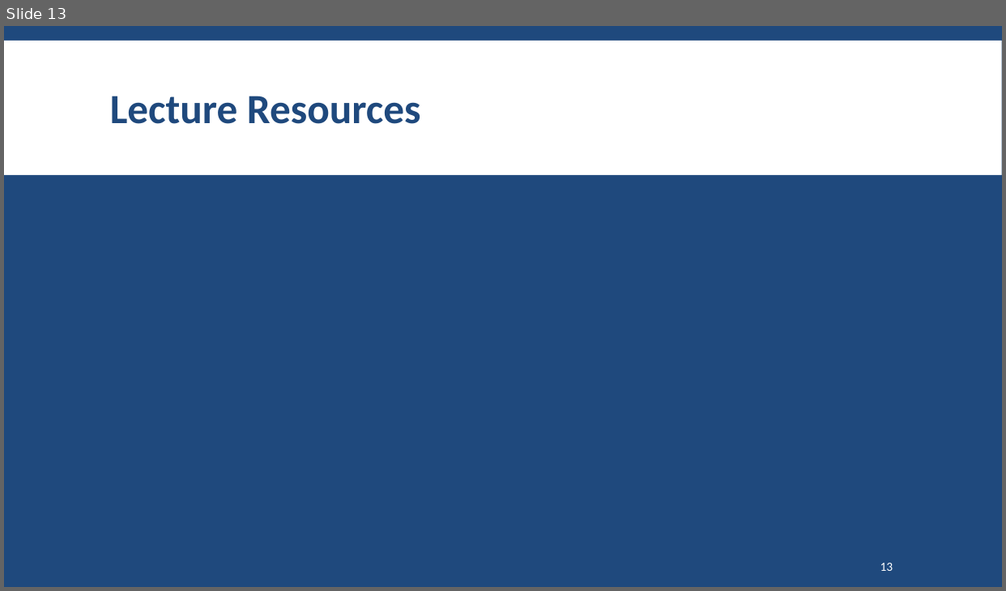
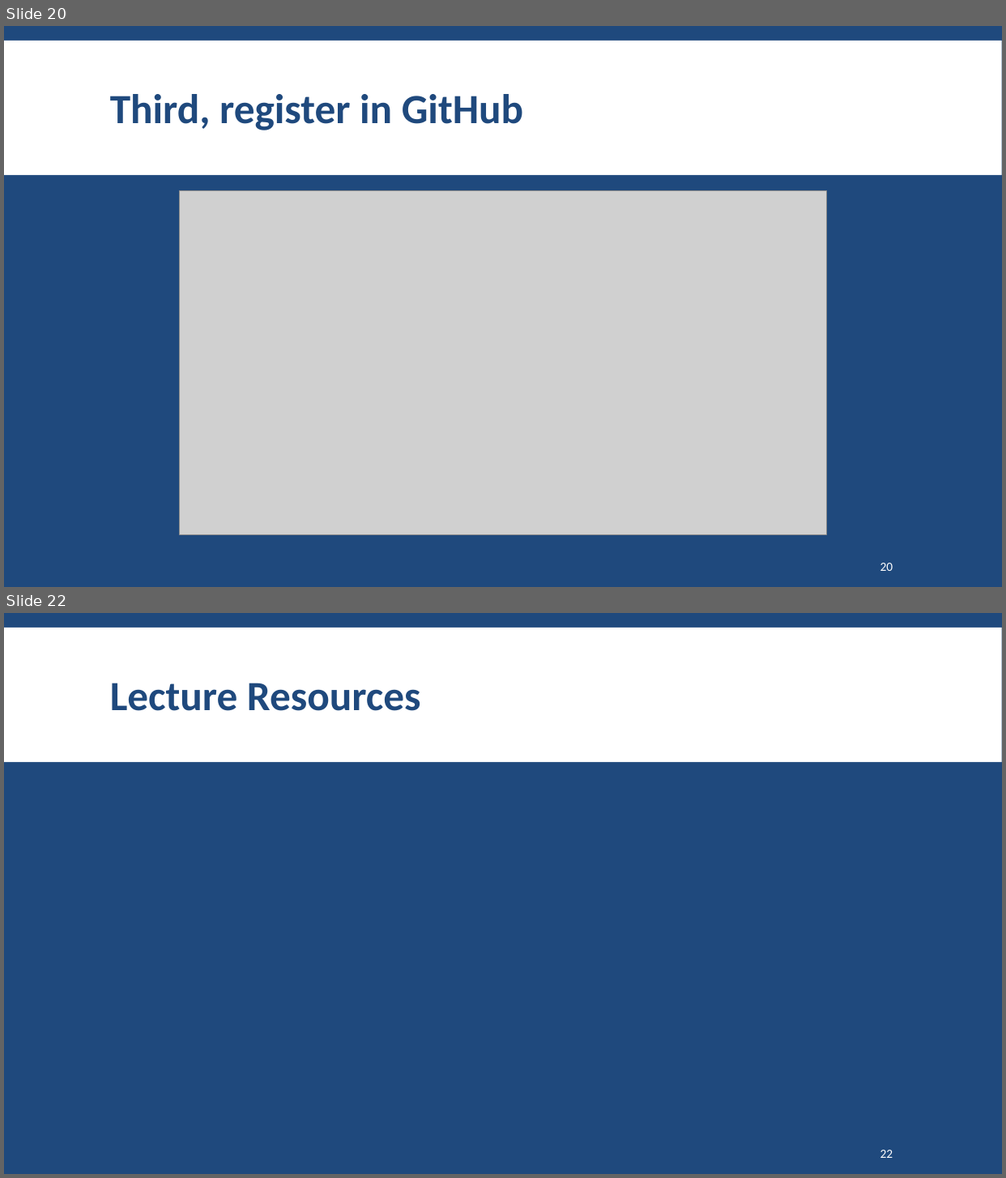
Before and after one commit to SharifPythonSpace/Course1401, a slide deck: Slide/00-Introduction to Programming Applications with Python.pptx. Shown one above the other, each under a label of ours: slide 13 before the commit, slides 20 and 22 after it; the slides between them are not shown. The pictures are 1006x591 and 1006x1178 pixels, drawn with LibreOffice and Linux fonts; fonts in the diff are those of the drawing; grey boxes stand for pictures; background and template pictures are left out. Boxes give left, top, right and bottom in pixels: in the first picture for what was removed or moved away, otherwise in the second. Text is boxed around its words. In the diff, an @@ line names an element or a change of style, - is before the commit and + after.

```diff
--- a/Slide/00-Introduction to Programming Applications with Python.pptx
+++ b/Slide/00-Introduction to Programming Applications with Python.pptx
@@ slide 20 added at (x1=4, y1=26, x2=1002, y2=587), background #1F497D; not listed: 1 template element that a slide beside it also shows @@
@@ title added at (x1=110, y1=94, x2=523, y2=130), 40 pt, text #1F497D, bold @@
+Third, register in GitHub
@@ picture added at (x1=179, y1=190, x2=826, y2=535) @@
@@ page number added at (x1=880, y1=563, x2=893, y2=571), 12 pt, text #FFFFFF @@
+20
@@ what was slide 13 is now slide 22 @@
@@ page number at (x1=880, y1=1150, x2=893, y2=1158): text changed @@
-13
+22
```
Also in this commit, not shown: 5 slides changed, 8 other slides added.
